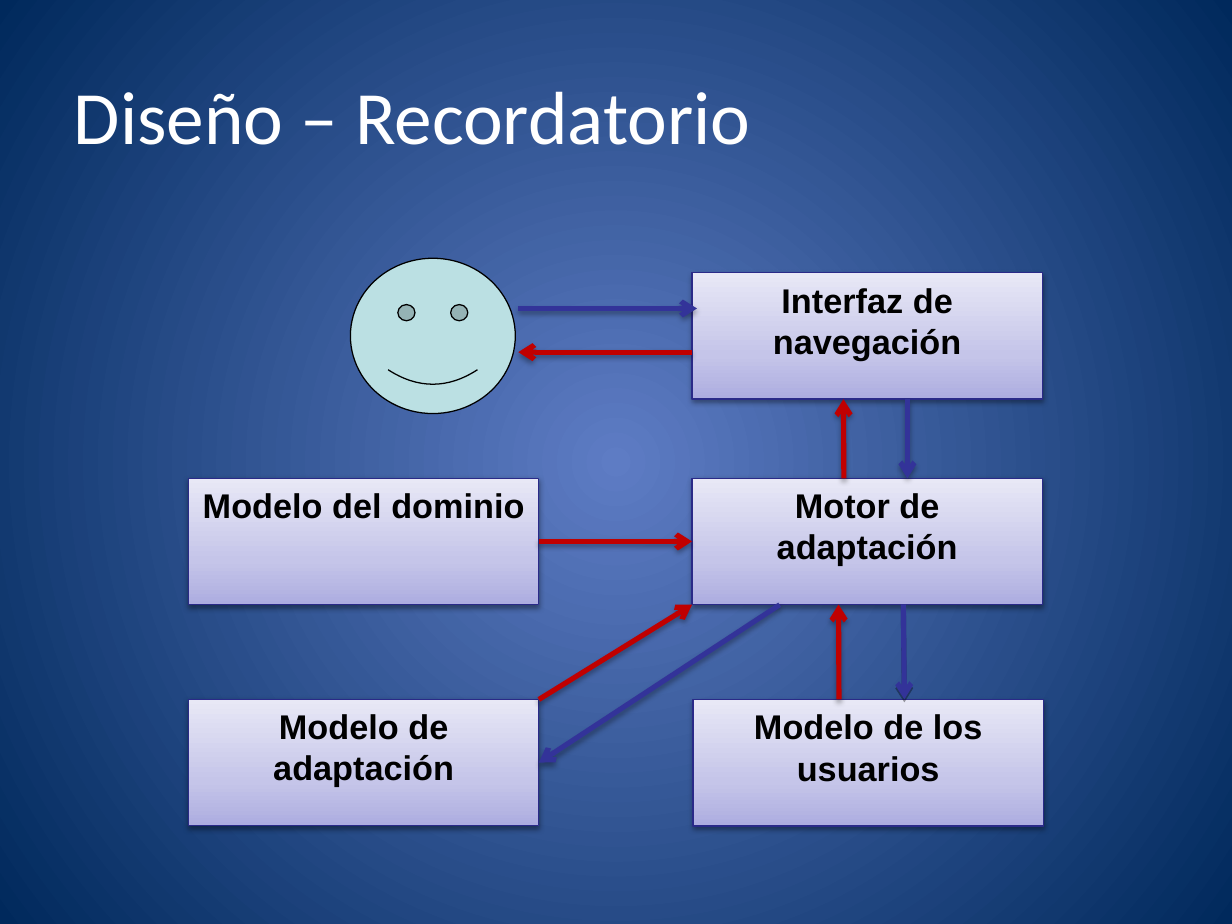
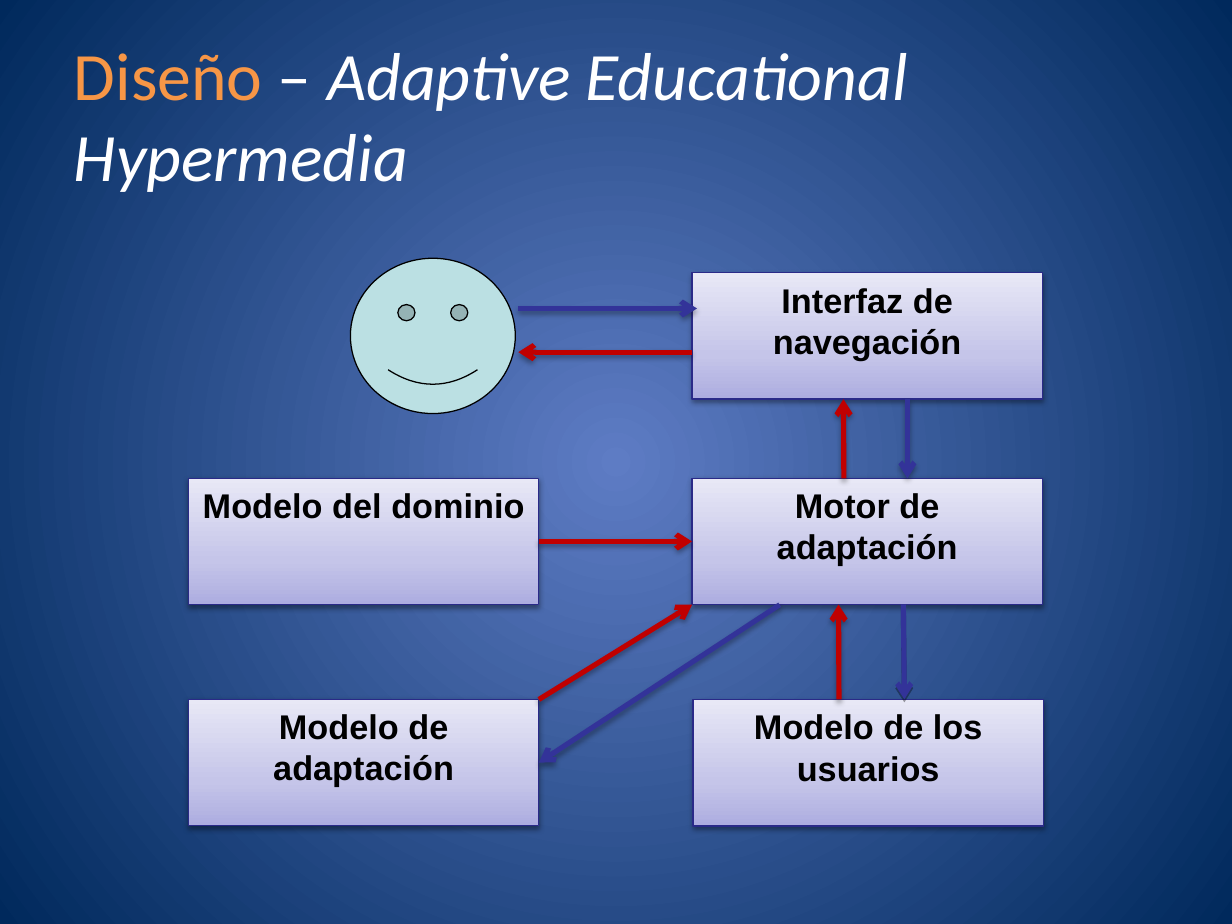
Before and after one commit to molins/TFG, a slide deck: slide 15 of presentacion/TFG.pptx. Drawn at 1232x924 pixels with LibreOffice and Linux fonts; fonts in the diff are those of the drawing. Boxes give left, top, right and bottom in pixels: in the first picture for what was removed or moved away, otherwise in the second. Text is boxed around its words. In the diff, an @@ line names an element or a change of style, - is before the commit and + after.

```diff
--- a/presentacion/TFG.pptx
+++ b/presentacion/TFG.pptx
@@ title at [74, 53, 908, 192]: text changed; size 44 to 39.6 pt; italic on @@
-Diseño – Recordatorio
+Diseño – Adaptive Educational Hypermedia
```
Also in this commit, not shown: 33 other slides changed, 3 slides added, 1 slide removed, 4 other files.
